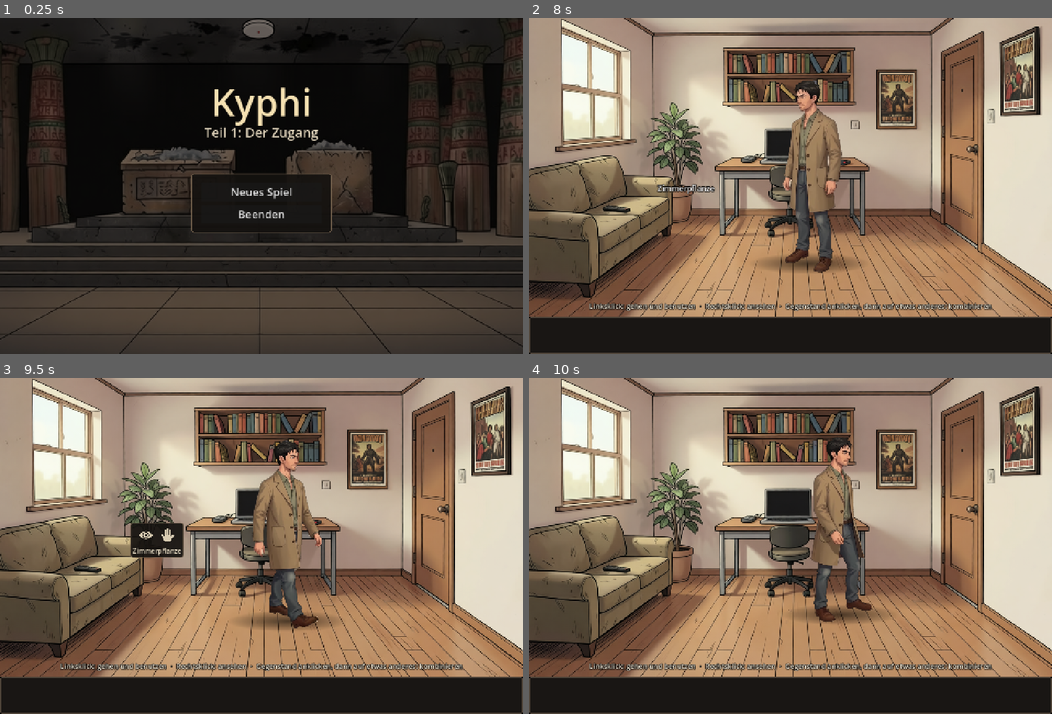
Above: before the commit, frames 1-4 (two rows, left to right).
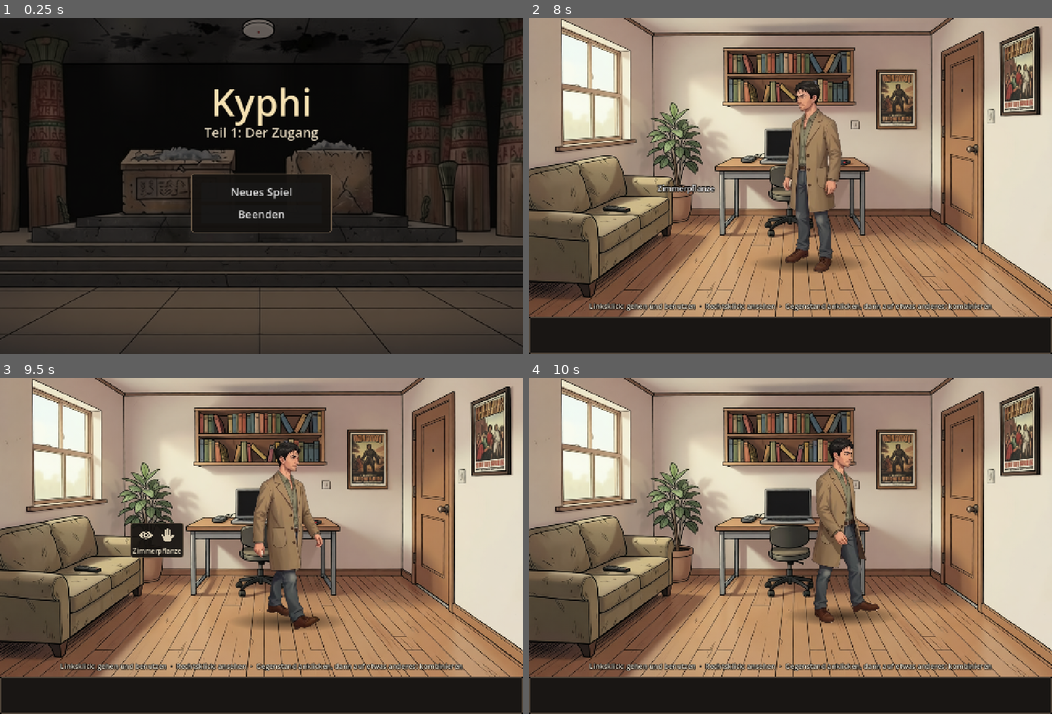
Above: after the commit, the same moments.

Repository: StefanMenne/kyphi
Game: Godot game, scene res://game/main.tscn
Two runs of this game, one before a commit and one after it. Both use one fixed random seed, a clock stepped at 60 frames per second and the inputs below.
Inputs (mouse positions are in pixels of both pictures, inside the frame that each line leads up to):
- Up to frame 1 (0.25 s): no input
- Up to frame 2 (8 s): click "Neues Spiel" at 0.5 s; tap Enter at 1.25, 5 s; move the mouse to (905, 169) at 1.27 s; hold Right (ui_right) 1.28-2 s; tap R at 1.35, 2.85, 4.35, 6.6 s; click (905, 169) at 1.42 s; drag from (685, 202) to (764, 253) at 2.02 s; move the mouse to (842, 112) at 2.77 s; hold Right (ui_right) 2.78-3.5 s; click (842, 112) at 2.92 s; drag from (764, 253) to (633, 135) at 3.52 s; tap Space at 4.25, 6.5 s; move the mouse to (947, 236) at 4.27 s; hold Left (ui_left) 4.28-5 s; click (947, 236) at 4.42 s; drag from (633, 135) to (712, 102) at 5.02 s; click (623, 108) at 5.77 s; move the mouse to (816, 186) at 6.52 s; hold S 6.53-7.25 s; click (816, 186) at 6.67 s; drag from (712, 102) to (685, 202) at 7.27 s
- Up to frame 3 (9.5 s): move the mouse to (376, 529) at 8.02 s; hold Right (ui_right) 8.03-8.75 s; tap R at 8.1 s; click (376, 529) at 8.17 s; drag from (156, 562) to (235, 613) at 8.77 s
- Up to frame 4 (10 s): move the mouse to (842, 472) at 9.52 s; hold S from 9.53 s (still down); tap R at 9.6 s; click (842, 472) at 9.67 s

Frames 1-2 are identical in both runs. In frame 3, 0.7% of the frame differs, in the area x 48-62%, y 18-75%; in frame 4, 1.3%, in the area x 53-67%, y 17-73%.

Commit message:
No use/pick-up gesture when Martin only refuses
The gesture now waits until the action does something (speech, note,
choice, take, go, light). Refusals go through Room.refuse() and drop it.

Co-Authored-By: Claude Opus 5.5 <noreply@anthropic.com>

Diff:
--- a/game/game.gd
+++ b/game/game.gd
@@ -76,6 +76,7 @@
 
 
 func choose(options: Array) -> int:
+	await main.flush_gesture()
 	if fast:
 		var want: String = choice_script.pop_front() if not choice_script.is_empty() else ""
 		for i in options.size():
@@ -88,6 +89,7 @@
 
 
 func note(text: String) -> void:
+	await main.flush_gesture()
 	if fast:
 		print("[Notiz] " + text.replace("\n", " / "))
 		await get_tree().process_frame
--- a/game/main.gd
+++ b/game/main.gd
@@ -32,6 +32,9 @@
 var busy := false
 var in_game := false
 var selected := ""
+## Geste der laufenden Aktion; sie spielt erst, wenn die Aktion etwas tut (Text, Notiz, Auswahl, Nehmen, Gehen),
+## und entfällt, wenn der Raum nur ablehnt ("Nein.").
+var pending_gesture := ""
 
 
 func _ready() -> void:
@@ -232,15 +235,14 @@
 	busy = true
 	ui.set_hover("")
 	if mode == "use":
-		var gesture := room.gesture_for(hs, item != "", player.position)
-		if gesture != "":
-			await player.gesture(gesture)
+		pending_gesture = room.gesture_for(hs, item != "", player.position)
 	if mode == "look":
 		await room.look(hs["id"])
 	elif item != "":
 		await room.use_item(hs["id"], item)
 	else:
 		await room.use(hs["id"])
+	pending_gesture = ""
 	_after_action()
 
 
@@ -274,6 +276,13 @@
 	_after_action()
 
 
+func flush_gesture() -> void:
+	if pending_gesture != "":
+		var g := pending_gesture
+		pending_gesture = ""
+		await player.gesture(g)
+
+
 func _after_action() -> void:
 	_free_old_rooms()
 	select_item("")
@@ -285,6 +294,7 @@
 # Sprache
 
 func say(speaker: String, text: String, voice_id := "") -> void:
+	await flush_gesture()
 	if Game.fast:
 		print("%s: %s" % [speaker if speaker != "" else "*", text])
 		await get_tree().process_frame
--- a/game/room.gd
+++ b/game/room.gd
@@ -202,23 +202,30 @@
 
 
 func use(_hid: String) -> void:
-	await say(USE_FAIL.pick_random())
+	await refuse(USE_FAIL.pick_random())
 
 
 func use_item(_hid: String, _item: String) -> void:
-	await say(ITEM_FAIL.pick_random())
+	await refuse(ITEM_FAIL.pick_random())
 
 
 func say(text: String, voice := "") -> void:
 	await Game.say("martin", text, voice)
 
 
+## Martin lehnt ab, ohne etwas zu tun: ohne Benutzen-/Nehmen-Geste.
+func refuse(text: String, voice := "") -> void:
+	Game.main.pending_gesture = ""
+	await say(text, voice)
+
+
 func narrate(text: String) -> void:
 	await Game.say("", text)
 
 
 ## Gegenstand aus dem Raum aufnehmen; die Ebene blendet refresh() über das Flag aus.
 func take(item: String, line := "") -> void:
+	await Game.main.flush_gesture()
 	Game.add_item(item)
 	Game.set_flag("took_" + item)
 	refresh()
@@ -228,6 +235,7 @@
 
 ## Raum verlassen, die Tür ist dabei kurz offen.
 func go(room_id: String, door_layer := "") -> void:
+	await Game.main.flush_gesture()
 	if door_layer != "":
 		layers[door_layer].visible = true
 		await Game.wait(0.35)
--- a/game/rooms/altar_room.gd
+++ b/game/rooms/altar_room.gd
@@ -132,7 +132,7 @@
 	match hid:
 		"workshop_door":
 			if Game.has("cone_saucer"):
-				await say("Mit dem brennenden Kegel? Nicht durchs Museum.")
+				await refuse("Mit dem brennenden Kegel? Nicht durchs Museum.")
 				return
 			await go("workshop", "workshop_door_open")
 		"cabinet":
@@ -141,11 +141,11 @@
 			await on_ladder(detector)
 		"soot":
 			if not Game.has("ladder"):
-				await say("Viel zu hoch.")
-			else:
-				await say("Mit bloßen Fingern? Dafür gibt es Werkzeug.")
+				await refuse("Viel zu hoch.")
+			else:
+				await refuse("Mit bloßen Fingern? Dafür gibt es Werkzeug.")
 		"ash":
-			await say("Nicht anfassen. Das ist ein Befund.")
+			await refuse("Nicht anfassen. Das ist ein Befund.")
 		"steel_door":
 			await say("Verschlossen. Daneben ein Kartenleser.")
 		_:
@@ -160,9 +160,9 @@
 		["detector", "ladder"]:
 			await on_ladder(detector)
 		["soot", "ladder"]:
-			await say("Mit bloßen Fingern? Dafür gibt es Werkzeug.")
+			await refuse("Mit bloßen Fingern? Dafür gibt es Werkzeug.")
 		["podium", "ladder"], ["altar", "ladder"], ["ash", "ladder"]:
-			await say("Die stelle ich auf, wenn ich oben etwas zu tun habe.")
+			await refuse("Die stelle ich auf, wenn ich oben etwas zu tun habe.")
 		["detector", "tweezers"]:
 			await on_ladder(take_hair)
 		["detector", "masking_tape"]:
@@ -186,8 +186,9 @@
 ## damit nachts niemand eine Leiter unter dem Melder findet.
 func on_ladder(action: Callable) -> void:
 	if not Game.has("ladder"):
-		await say("Viel zu hoch. Ich brauche die Leiter aus der Werkstatt.")
+		await refuse("Viel zu hoch. Ich brauche die Leiter aus der Werkstatt.")
 		return
+	await Game.main.flush_gesture()
 	_on_ladder = true
 	ladder.visible = true
 	if not Game.flag("ladder_used"):
@@ -271,7 +272,7 @@
 
 func cabinet() -> void:
 	if Game.flag("dictaphone_hidden") and not Game.flag("night_done"):
-		await say("Das Diktiergerät liegt gut versteckt. Jetzt nach Hause.")
+		await refuse("Das Diktiergerät liegt gut versteckt. Jetzt nach Hause.")
 	elif Game.flag("night_done") and not Game.flag("dictaphone_retrieved"):
 		Game.set_flag("dictaphone_retrieved")
 		Game.add_item("dictaphone")
--- a/game/rooms/apartment.gd
+++ b/game/rooms/apartment.gd
@@ -69,7 +69,7 @@
 		"answering_machine":
 			await say("Der Anrufbeantworter. Eine Nachricht von Frau Ackermann.")
 		"laptop":
-			await say("Mein Laptop. Darauf höre ich sonst meine Restaurierungsnotizen ab.")
+			await refuse("Mein Laptop. Darauf höre ich sonst meine Restaurierungsnotizen ab.")
 		"dictaphone":
 			await say("Mein Diktiergerät, für Restaurierungsnotizen.")
 		"remote":
@@ -93,14 +93,14 @@
 			await say("Die Batterien sind leer.")
 		"remote":
 			if Game.flag("took_batteries"):
-				await say("Ohne Batterien ist sie nur noch Deko.")
+				await refuse("Ohne Batterien ist sie nur noch Deko.")
 			else:
 				await take("batteries")
 				await say("Fernsehen wird ohnehin überschätzt.", "martin/tv_overrated")
 		"door":
 			await go("lobby", "door_open")
 		"sofa":
-			await say("Keine Zeit. Der Altar wartet.")
+			await refuse("Keine Zeit. Der Altar wartet.")
 		_:
 			await super(hid)
 
@@ -109,18 +109,18 @@
 	if hid == "laptop" and item == "dictaphone":
 		await laptop()
 	elif hid == "remote" and item == "batteries":
-		await say("Die bleiben jetzt im Diktiergerät. Fernsehen wird ohnehin überschätzt.")
+		await refuse("Die bleiben jetzt im Diktiergerät. Fernsehen wird ohnehin überschätzt.")
 	else:
 		await super(hid, item)
 
 
 func laptop() -> void:
 	if Game.flag("recording_heard"):
-		await say("Ich habe die Aufnahme oft genug gehört. Hollmanns Kiste steht im Depot.")
+		await refuse("Ich habe die Aufnahme oft genug gehört. Hollmanns Kiste steht im Depot.")
 	elif Game.flag("dictaphone_retrieved") and Game.has("dictaphone"):
 		await recording()
 	else:
-		await say("Mein Laptop. Darauf höre ich sonst meine Restaurierungsnotizen ab.")
+		await refuse("Mein Laptop. Darauf höre ich sonst meine Restaurierungsnotizen ab.")
 
 
 ## Kapitel 3: Die Aufnahme.
--- a/game/rooms/apartment.json
+++ b/game/rooms/apartment.json
@@ -1,5 +1,5 @@
 {
- "floor": [[420, 580], [1010, 580], [1110, 615], [1230, 680], [1200, 720], [430, 720]],
+ "floor": [[390, 591], [999, 593], [1110, 615], [1230, 680], [1273, 760], [278, 759]],
  "depth": [[522, 420], [768, 560]],
  "entries": {
   "": {"pos": [720, 650], "face": "front", "door": ""},
--- a/game/rooms/depot.gd
+++ b/game/rooms/depot.gd
@@ -93,6 +93,7 @@
 			if Game.flag("switch_taped"):
 				await say("Klebt fest. Das Licht bleibt an.")
 			else:
+				await Game.main.flush_gesture()
 				light_on = true
 				timer.start(LIGHT_SECONDS)
 				refresh()
@@ -108,12 +109,14 @@
 
 func use_item(hid: String, item: String) -> void:
 	if item == "uv_lamp" and (hid.begins_with("shelf_") or hid in ["switch", "neon"]):
+		await Game.main.flush_gesture()
 		uv_on = true
 		refresh()
 		await say("Die UV-Lampe als Taschenlampe. Die Etiketten fluoreszieren sogar.")
 		return
 	match [hid, item]:
 		["switch", "masking_tape"]:
+			await Game.main.flush_gesture()
 			Game.set_flag("switch_taped")
 			timer.stop()
 			refresh()
@@ -124,7 +127,7 @@
 		["box", "spatula"], ["box", "spatula_soot"]:
 			await open_bottom()
 		["box", "masking_tape"]:
-			await say("Die Kiste geht nicht noch einmal ins Regal. Noch nicht.")
+			await refuse("Die Kiste geht nicht noch einmal ins Regal. Noch nicht.")
 		_:
 			await super(hid, item)
 
--- a/game/rooms/lobby.gd
+++ b/game/rooms/lobby.gd
@@ -24,7 +24,7 @@
 	hotspot("covers", "Abdeckplanen", "left")
 	hotspot("roster", "Dienstplan")
 	hotspot("key_board", "Schlüsselbrett")
-	hotspot("counter", "Empfangstresen", "left")
+	hotspot("counter", "Empfangstresen", "left", "none")
 	hotspot("ackermann", "Frau Ackermann", "left", "none")
 	hotspot("archive", "Archivkartei")
 	hotspot("glass_door", "Glastür zum öffentlichen Bereich")
@@ -133,7 +133,7 @@
 			"index_card_revealed":
 				await ask_key()
 			"evidence_bag_hair":
-				await say("Besser nicht. Noch nicht.")
+				await refuse("Besser nicht. Noch nicht.")
 			_:
 				await ack("Was soll ich damit, Herr Kessler?")
 	else:
@@ -142,7 +142,7 @@
 
 func archive() -> void:
 	if not Game.flag("recording_heard"):
-		await say("Die Archivkartei. Gerade suche ich nichts.")
+		await refuse("Die Archivkartei. Gerade suche ich nichts.")
 	elif Game.flag("took_index_card"):
 		await say("Zwischen „Hofmann, Sammlung“ und „Holtz, Grafik“ fehlt immer noch Hollmann.")
 	else:
--- a/game/rooms/workshop.gd
+++ b/game/rooms/workshop.gd
@@ -83,7 +83,7 @@
 		"altar_door":
 			await go("altar_room", "altar_door_open")
 		"boxes", "boxes2", "shelf", "pegboard", "bench":
-			await say("Was ich brauche, liegt offen herum.")
+			await refuse("Was ich brauche, liegt offen herum.")
 		_:
 			if hid in TOOLS:
 				await take(hid)
